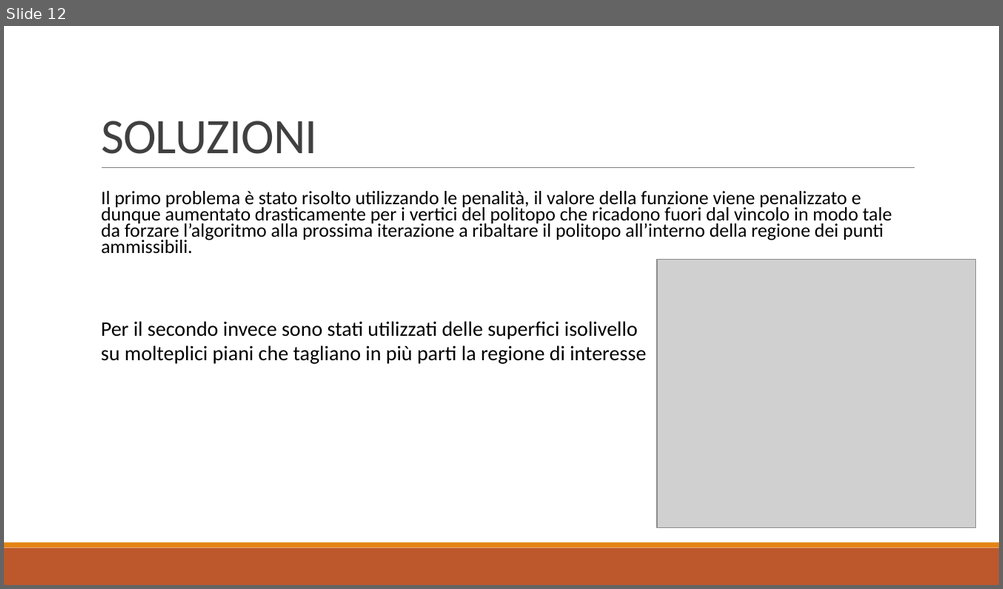
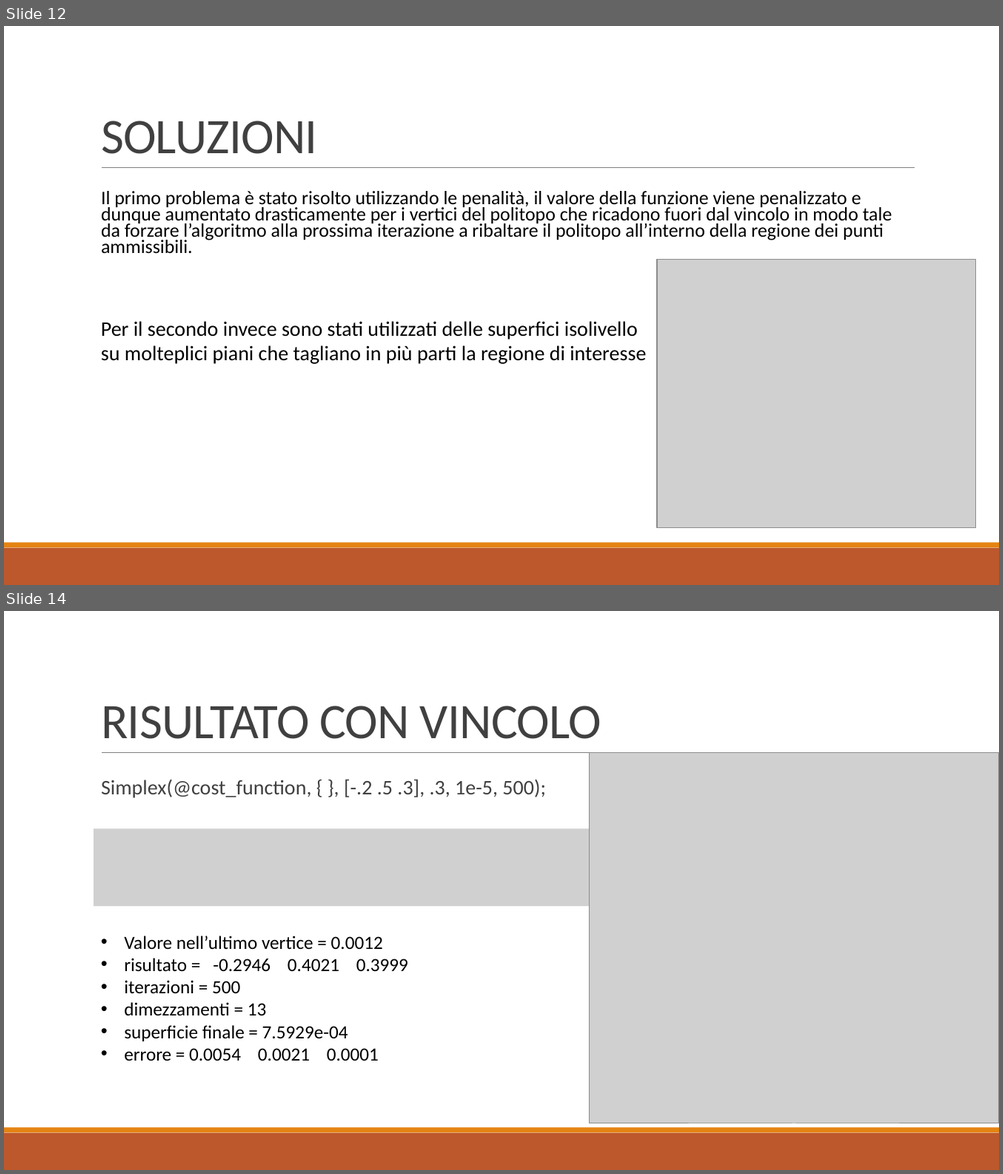
Before and after one commit to baldimario/Simplex, a slide deck: IDENTICAZIONE SISTEMA DI CARICHE PUNTIFORMI DA MISURE DI.pptx. Shown one above the other, each under a label of ours: slide 12 before the commit, slides 12 and 14 after it; the slides between them are not shown. The pictures are 1003x589 and 1003x1174 pixels, drawn with LibreOffice and Linux fonts; fonts in the diff are those of the drawing; grey boxes stand for pictures. Boxes give left, top, right and bottom in pixels: in the first picture for what was removed or moved away, otherwise in the second. Text is boxed around its words. In the diff, an @@ line names an element or a change of style, - is before the commit and + after.

```diff
--- a/IDENTICAZIONE SISTEMA DI CARICHE PUNTIFORMI DA MISURE DI.pptx
+++ b/IDENTICAZIONE SISTEMA DI CARICHE PUNTIFORMI DA MISURE DI.pptx
@@ slide 14 added at [4, 611, 999, 1170], background #FFFFFF; not listed: 3 template elements that a slide beside it also shows @@
@@ title added at [101, 706, 601, 739], 48 pt, text #404040 @@
+RISULTATO CON VINCOLO
@@ picture added at [589, 753, 999, 1125] @@
@@ text added at [101, 779, 546, 798], 20 pt, text #404040 @@
+  Simplex(@cost_function, { }, [-.2 .5 .3], .3, 1e-5, 500);
@@ picture added at [94, 829, 914, 906] @@
@@ text added at [124, 936, 408, 1061], 18 pt, text #000000 @@
+• Valore nell’ultimo vertice = 0.0012
+• risultato = -0.2946 0.4021 0.3999
+• iterazioni = 500
+• dimezzamenti = 13
+• superficie finale = 7.5929e-04
+• errore = 0.0054 0.0021 0.0001
```
Also in this commit, not shown: 2 other slides added, 4 other files.
